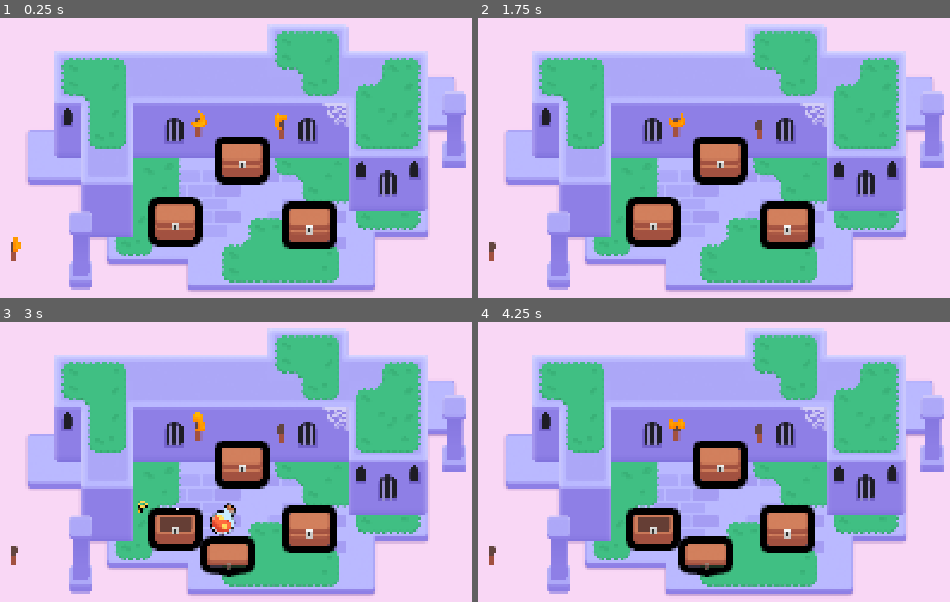
Above: before the commit, frames 1-4 (two rows, left to right).
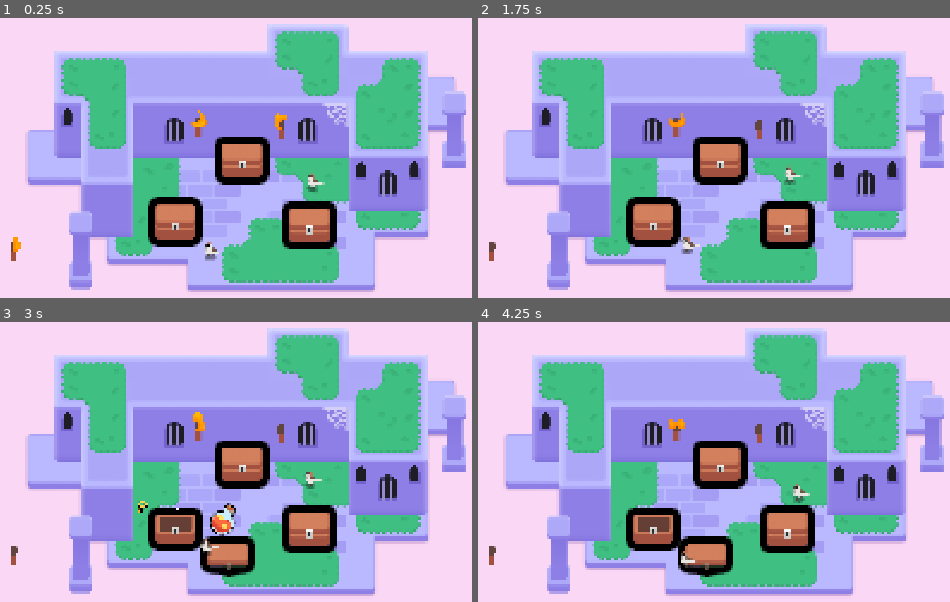
Above: after the commit, the same moments.

Repository: Cchiwai/M6-Looting
Game: Godot game, scene res://lessons/mini_dungeon.tscn
The game is run twice, just before and just after one commit, with the same random seed, the same clock (stepped at 60 frames per second) and the same inputs.
Inputs (mouse positions are in pixels of both pictures, inside the frame that each line leads up to):
- Up to frame 1 (0.25 s): no input
- Up to frame 2 (1.75 s): tap Enter at 0.5 s; move the mouse to (761, 130) at 0.52 s; hold D (move_right) 0.53-1.28 s; tap Z at 0.6, 1.35 s; click (761, 130) at 0.67 s; tap Space at 0.77, 1.52 s; move the mouse to (492, 250) at 1.27 s; hold S (move_down) from 1.28 s (still down); click (492, 250) at 1.42 s
- Up to frame 3 (3 s): move the mouse to (174, 526) at 2.02 s; release S (move_down) at 2.03 s; hold D (move_right) 2.03-2.78 s; tap Z at 2.1, 2.85 s; click (174, 526) at 2.17 s; move the mouse to (146, 504) at 2.77 s; hold W (move_up) from 2.78 s (still down); click (146, 504) at 2.92 s
- Up to frame 4 (4.25 s): tap Space at 3.02, 3.77 s; move the mouse to (704, 518) at 3.52 s; release W (move_up) at 3.53 s; hold A (move_left) from 3.53 s (still down); tap Z at 3.6 s; click (704, 518) at 3.67 s

The runs differ from the first frame. In frame 1, 0.3% of the frame differs, in the area x 43-69%, y 55-87%; in frame 2, 0.3%; in frame 3, 0.2%; in frame 4, 0.3%.

Commit message:
M6L9 BIRD

Diff:
--- /dev/null
+++ b/Bird.tscn
@@ -0,0 +1,17 @@
+[gd_scene load_steps=4 format=3 uid="uid://c22a0jfypad15"]
+
+[ext_resource type="Texture2D" uid="uid://bwhshkk62k3bh" path="res://assets/bird/sparrow.png" id="1_3udoi"]
+[ext_resource type="Script" uid="uid://bcpcj4tv6mrt" path="res://bird.gd" id="1_8an33"]
+[ext_resource type="PackedScene" uid="uid://dnetm54guji21" path="res://assets/bird/shadow.tscn" id="2_8an33"]
+
+[node name="Bird" type="Node2D"]
+script = ExtResource("1_8an33")
+
+[node name="Sprite2D" type="Sprite2D" parent="."]
+texture = ExtResource("1_3udoi")
+
+[node name="Shadow" parent="Sprite2D" instance=ExtResource("2_8an33")]
+position = Vector2(-6.999996, 17.000004)
+
+[node name="WaitTimer" type="Timer" parent="."]
+wait_time = 0.1
--- /dev/null
+++ b/bird.gd
@@ -0,0 +1,35 @@
+extends Node2D
+
+@onready var sprite_2d: Sprite2D = $Sprite2D
+@onready var wait_timer: Timer = $WaitTimer
+@onready var shadow: Sprite2D = $Shadow
+
+
+func _ready() -> void:
+	wait_timer.wait_time = randf_range(1.0, 3.0)
+	wait_timer.one_shot = true
+	wait_timer.timeout.connect(_animate_one_hop)
+	wait_timer.start()
+
+
+func _animate_one_hop() -> void:
+	const HOP_DURATION := 0.25
+	const HALF_HOP_DURATION := HOP_DURATION / 2.0
+
+	var random_direction := Vector2(1.0, 0.0).rotated(randf() * 2.0 * PI)
+	var land_position := random_direction * randf_range(0.0, 30.0)
+
+	var tween := create_tween().set_parallel()
+	tween.tween_property(sprite_2d, "position:x", land_position.x, HOP_DURATION)
+	tween.tween_property(shadow, "position", land_position, HOP_DURATION)
+
+	tween = create_tween()
+	tween.set_trans(Tween.TRANS_QUAD)
+	tween.set_ease(Tween.EASE_OUT)
+	const JUMP_HEIGHT := 10.0
+	tween.tween_property(sprite_2d, "position:y", land_position.y - JUMP_HEIGHT, HALF_HOP_DURATION)
+	tween.set_ease(Tween.EASE_IN)
+	tween.tween_property(sprite_2d, "position:y", land_position.y, HALF_HOP_DURATION)
+
+	wait_timer.wait_time = randf_range(1.0, 3.0)
+	tween.finished.connect(wait_timer.start)
--- a/lessons/mini_dungeon.tscn
+++ b/lessons/mini_dungeon.tscn
@@ -7,6 +7,7 @@
 [ext_resource type="Texture2D" uid="uid://l0y1k1obencd" path="res://assets/dungeon/spider_web.png" id="5_ywba7"]
 [ext_resource type="PackedScene" uid="uid://eundh35r605v" path="res://assets/torch/torch.tscn" id="6_fokey"]
 [ext_resource type="PackedScene" uid="uid://l0yorxmjaocd" path="res://lessons/chest/chest.tscn" id="7_jj8kc"]
+[ext_resource type="PackedScene" uid="uid://c22a0jfypad15" path="res://Bird.tscn" id="8_weevb"]
 
 [sub_resource type="TileSetAtlasSource" id="TileSetAtlasSource_6s4s5"]
 texture = ExtResource("1_sym7n")
@@ -334,3 +335,9 @@
 
 [node name="Torch" parent="." instance=ExtResource("6_fokey")]
 position = Vector2(475, 122)
+
+[node name="Bird" parent="." instance=ExtResource("8_weevb")]
+position = Vector2(754, 250)
+
+[node name="Bird2" parent="." instance=ExtResource("8_weevb")]
+position = Vector2(509, 415)
Not shown, added: bird.gd.uid
Not shown: 1 places in lessons/mini_dungeon.tscn that only renumber resources
